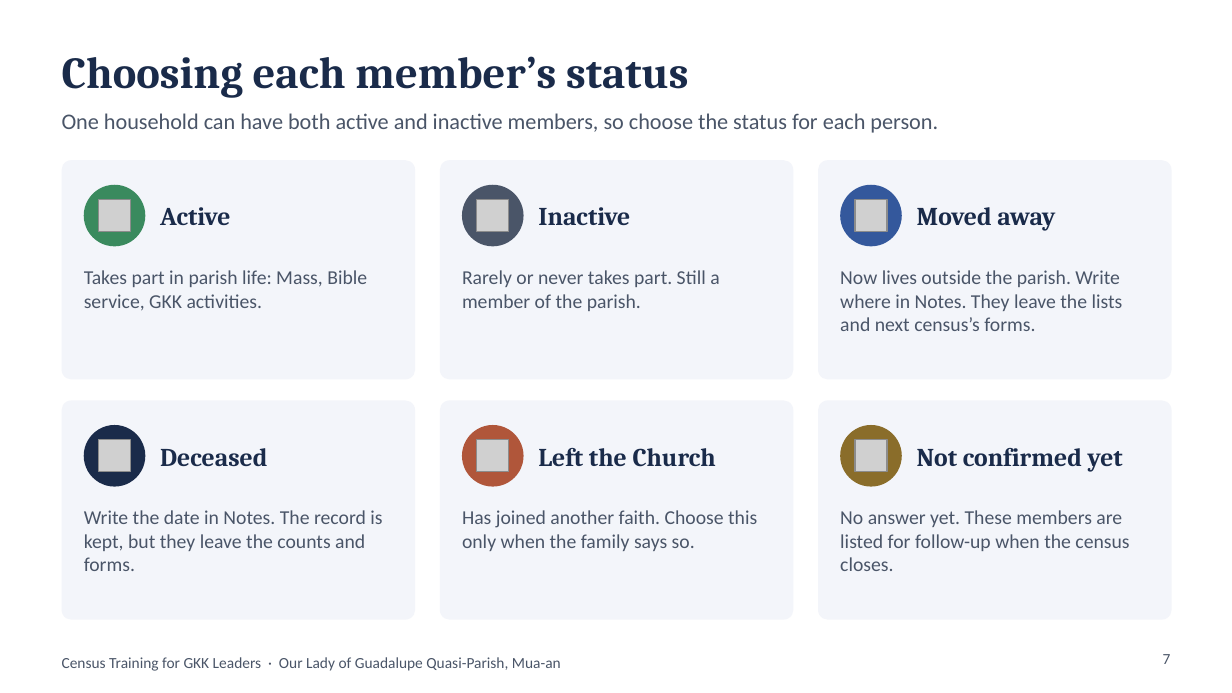
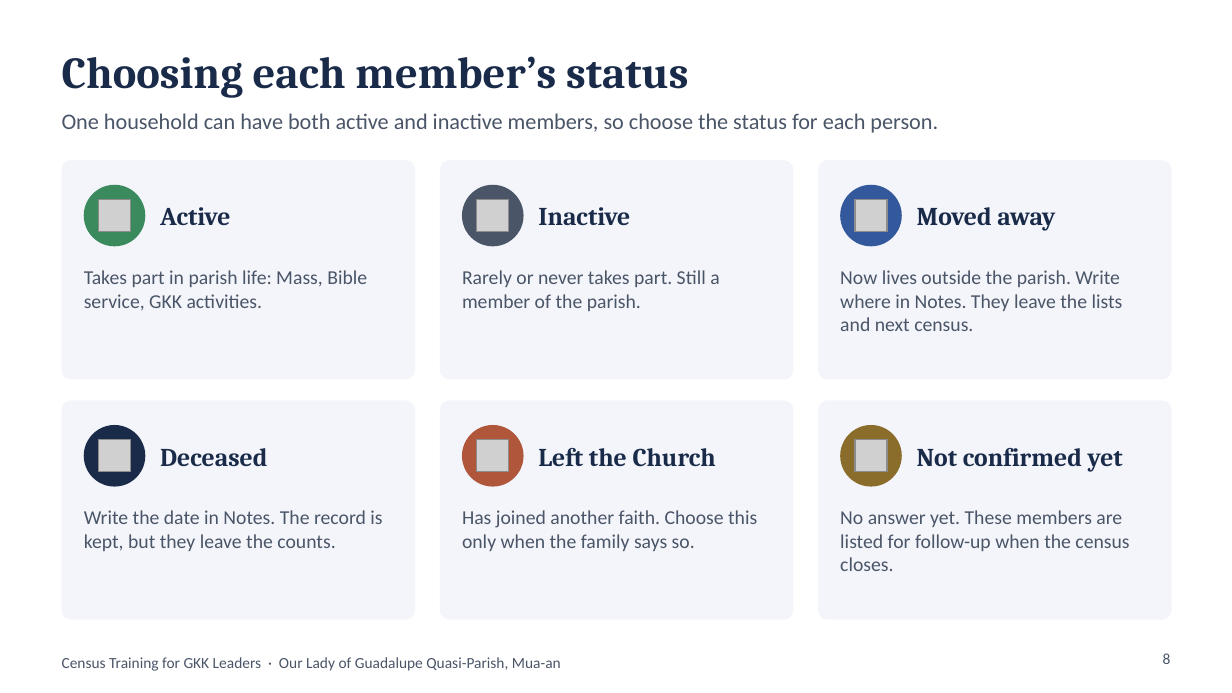
Before and after one commit to DaveenDev/parish-members-registry, a slide deck: slide 8 of docs/GKK-Leaders-Census-Training.pptx (slide 7 before the commit). Drawn at 1232x693 pixels with LibreOffice and Linux fonts; fonts in the diff are those of the drawing; grey boxes stand for pictures. Boxes give left, top, right and bottom in pixels: in the first picture for what was removed or moved away, otherwise in the second. Text is boxed around its words. In the diff, an @@ line names an element or a change of style, - is before the commit and + after.

```diff
--- a/docs/GKK-Leaders-Census-Training.pptx
+++ b/docs/GKK-Leaders-Census-Training.pptx
@@ text at (840,270,1123,331): text changed @@
-Now lives outside the parish. Write where in Notes. They leave the lists and next census’s forms.
+Now lives outside the parish. Write where in Notes. They leave the lists and next census.
@@ text at (84,510,382,551): text changed @@
-Write the date in Notes. The record is kept, but they leave the counts and forms.
+Write the date in Notes. The record is kept, but they leave the counts.
@@ page number at (1163,653,1171,664): text changed @@
-7
+8
```
Also in this commit, not shown: 11 other slides changed.
